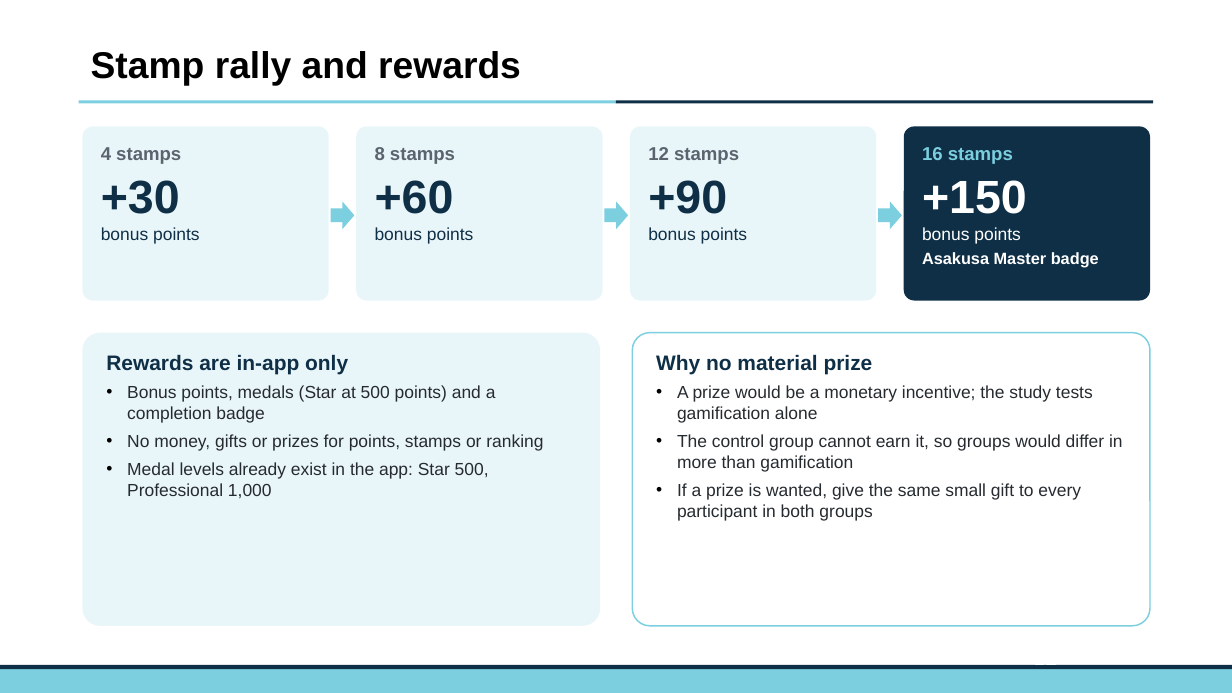
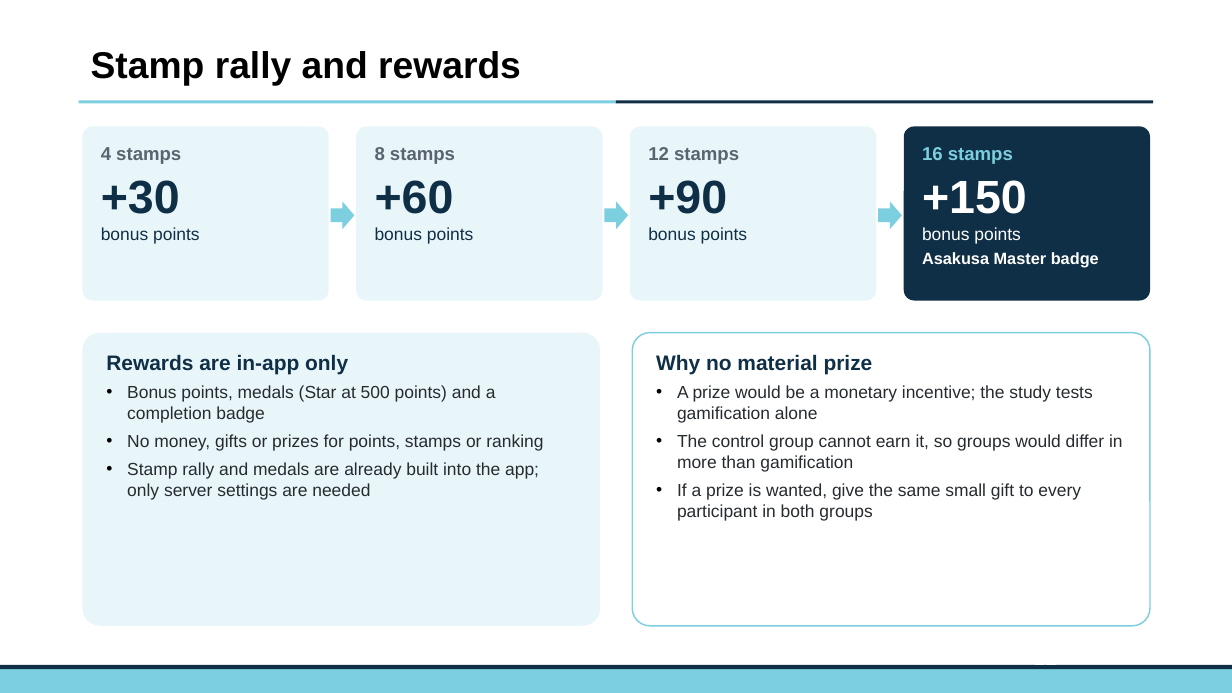
Before and after one commit to JakeChoi03/GitHub, a slide deck: slide 12 of reports/Asakusa_experiment_plan.pptx. Drawn at 1232x693 pixels with LibreOffice and Linux fonts; fonts in the diff are those of the drawing; background and template pictures are left out. Boxes give left, top, right and bottom in pixels: in the first picture for what was removed or moved away, otherwise in the second. Text is boxed around its words. In the diff, an @@ line names an element or a change of style, - is before the commit and + after.

```diff
--- a/reports/Asakusa_experiment_plan.pptx
+++ b/reports/Asakusa_experiment_plan.pptx
@@ text at (127,462,539,500): text changed @@
-• Medal levels already exist in the app: Star 500, Professional 1,000
+• Stamp rally and medals are already built into the app; only server settings are needed
```
Also in this commit, not shown: 5 other slides changed, 2 slides added, 2 other files.
